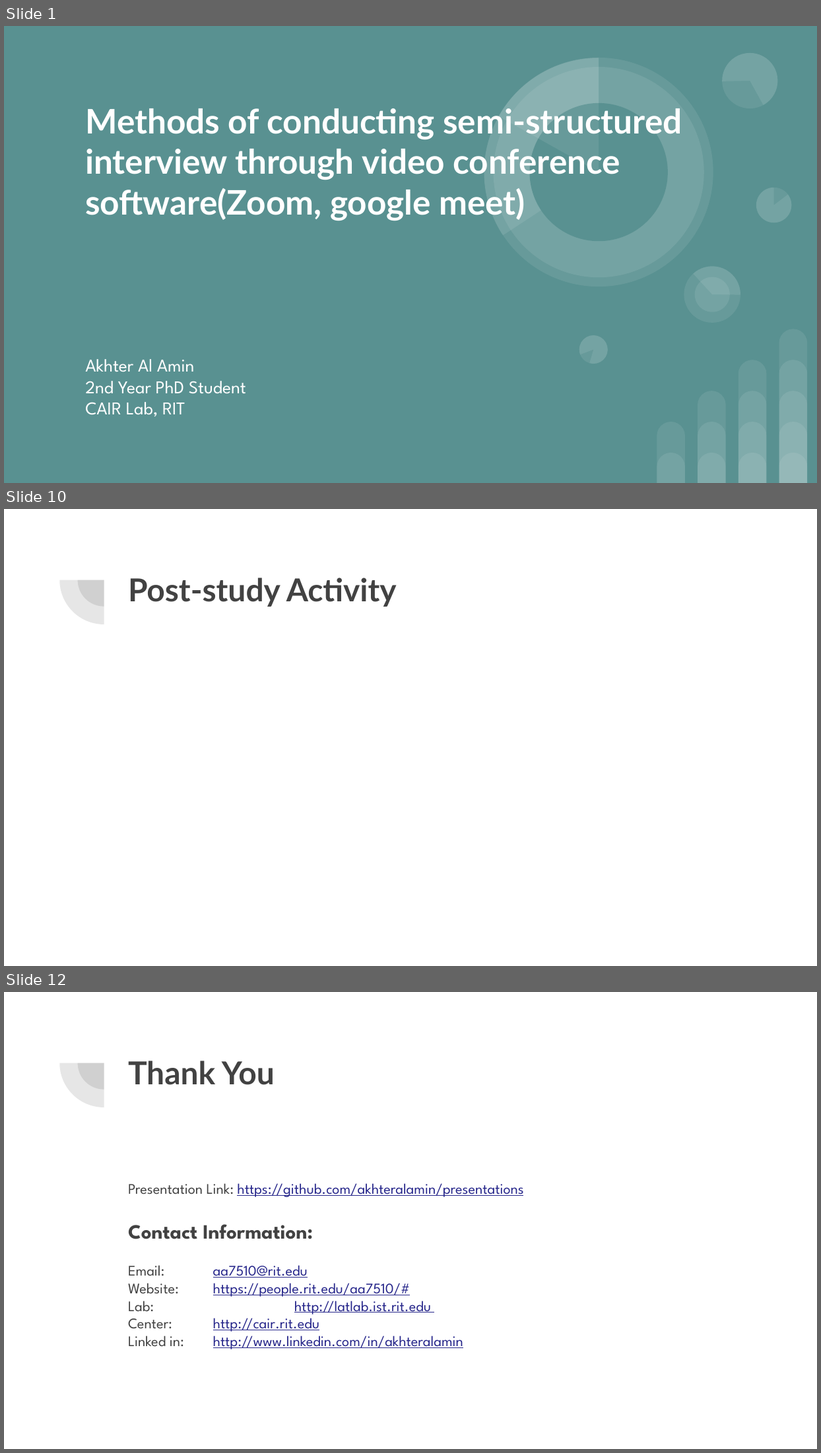
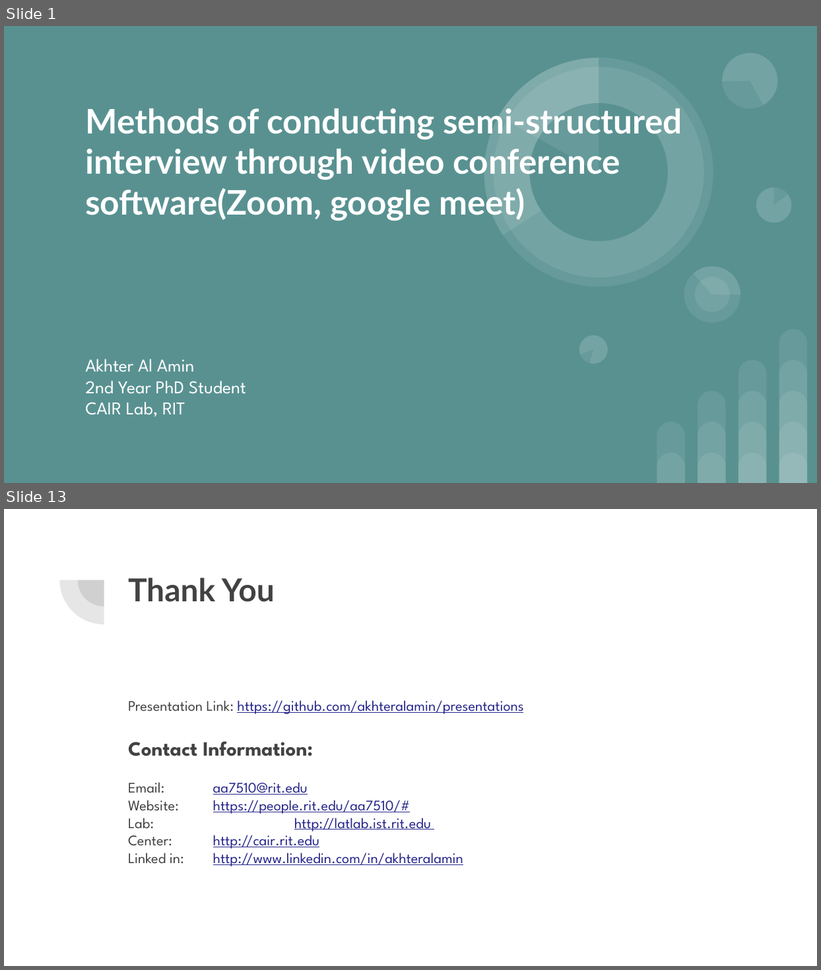
Before and after one commit to akhteralamin/presentations, a slide deck: Remote Semi Interview Methods.pptx. Shown one above the other, each under a label of ours: slides 1, 10 and 12 before the commit, slides 1 and 13 after it; the slides between them are not shown. The pictures are 821x1453 and 821x970 pixels, drawn with LibreOffice and Linux fonts; fonts in the diff are those of the drawing. Boxes give left, top, right and bottom in pixels: in the first picture for what was removed or moved away, otherwise in the second. Text is boxed around its words. In the diff, an @@ line names an element or a change of style, - is before the commit and + after.

```diff
--- a/Remote Semi Interview Methods.pptx
+++ b/Remote Semi Interview Methods.pptx
@@ slide 10 removed at bbox=[4, 509, 817, 966], background #FFFFFF; not listed: 2 template elements that a slide beside it also shows @@
@@ title removed at bbox=[128, 578, 397, 607] @@
-Post-study Activity
@@ what was slide 12 is now slide 13 @@
```
Also in this commit, not shown: 4 slides changed, 7 slides added, 5 other slides removed, 1 other file.
